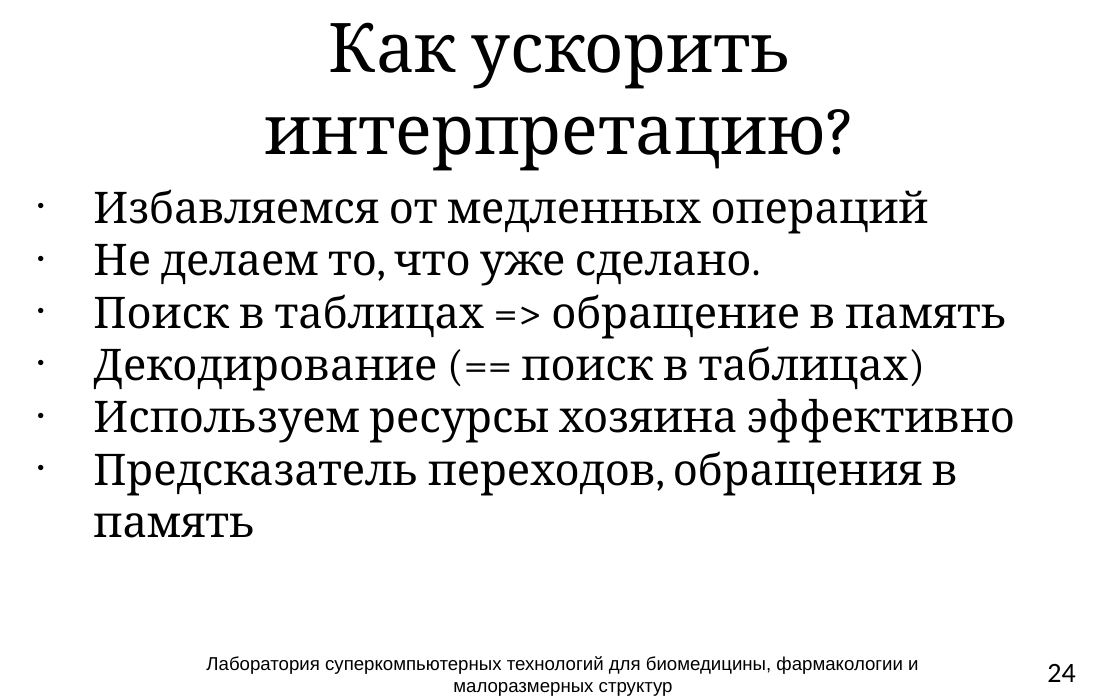
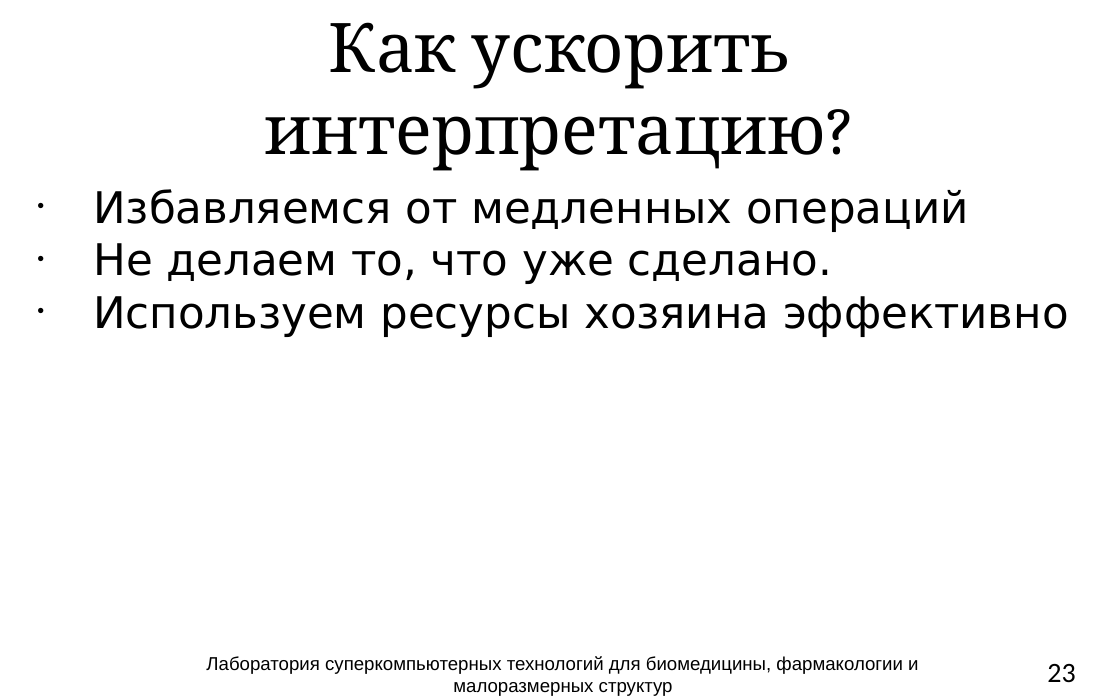
Before and after one commit to atakua/simlectures-archive, a slide deck: slide 23 of lecture03-cpu-interpretation/lecture03-cpu-interpretation.pptx (slide 24 before the commit). Drawn at 1120x697 pixels with LibreOffice and Linux fonts; fonts in the diff are those of the drawing; background and template pictures are left out. Boxes give left, top, right and bottom in pixels: in the first picture for what was removed or moved away, otherwise in the second. Text is boxed around its words. In the diff, an @@ line names an element or a change of style, - is before the commit and + after.

```diff
--- a/lecture03-cpu-interpretation/lecture03-cpu-interpretation.pptx
+++ b/lecture03-cpu-interpretation/lecture03-cpu-interpretation.pptx
@@ text "Избавляемся от медленных операций" at [93, 189, 1069, 337]: font Cambria to DejaVu Sans @@
@@ text at [93, 294, 1007, 391]: paragraphs removed @@
-  • Поиск в таблицах => обращение в память
-  • Декодирование (== поиск в таблицах)
@@ text at [93, 451, 958, 538]: paragraph removed @@
-  • Предсказатель переходов, обращения в память
@@ page number at [1047, 664, 1075, 683]: text changed @@
-24
+23
```
Also in this commit, not shown: 14 other slides changed, 3 slides added, 2 slides removed.
